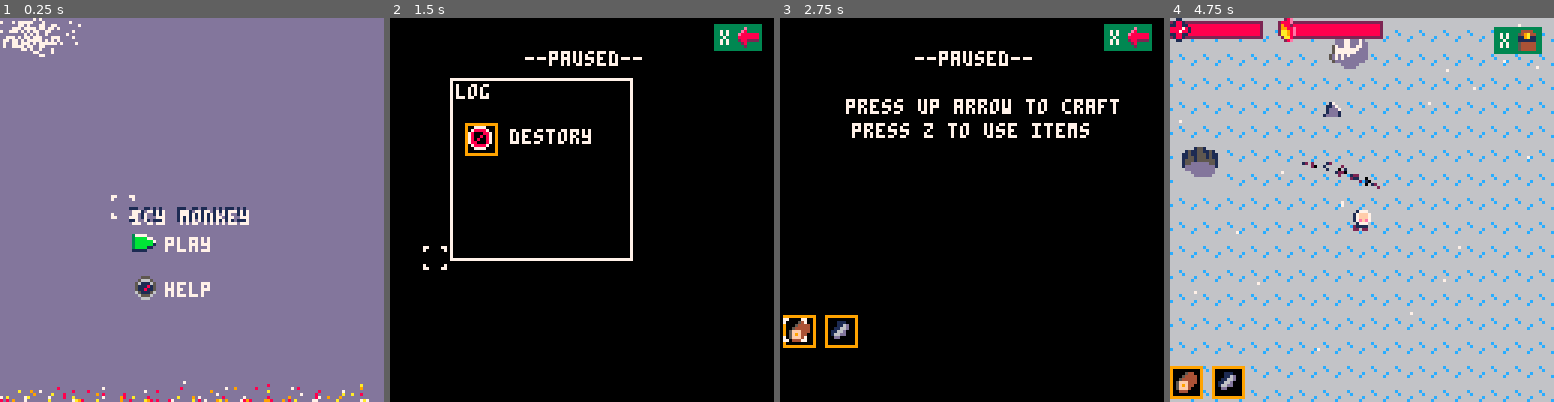
Above: before the commit, frames 1-4 (left to right).
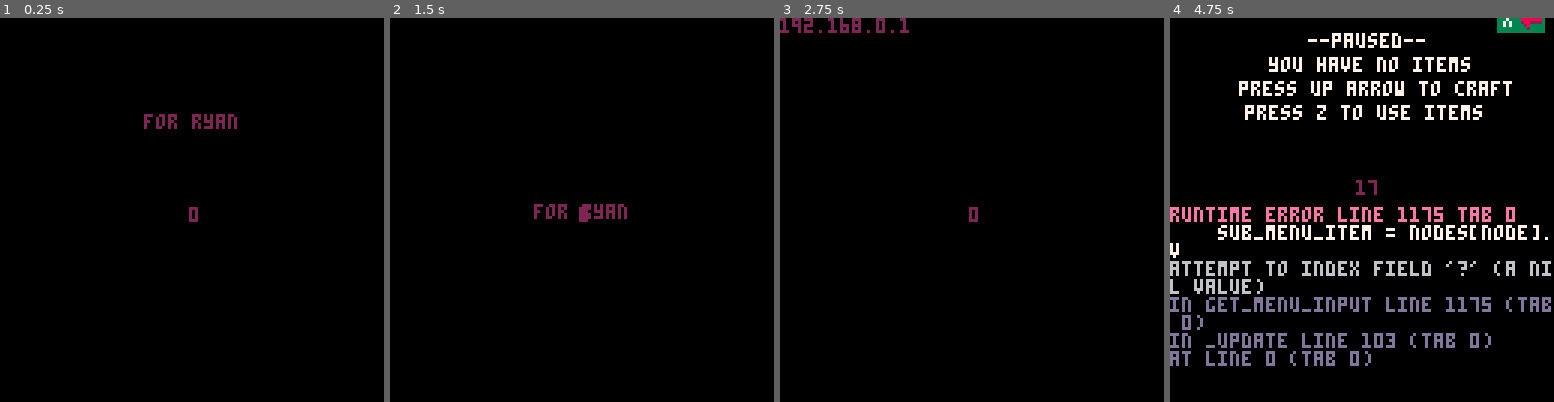
Above: after the commit, the same moments.

Repository: CtrlAltLeo/IcyMonkey
Game: PICO-8 cartridge icymonkey.p8
Two runs of this game, one before a commit and one after it. Both use one fixed random seed, a clock stepped at 60 frames per second and the inputs below.
Inputs:
- Up to frame 1 (0.25 s): no input
- Up to frame 2 (1.5 s): tap O (Z key) at 0.33, 0.7, 1.43 s; tap X (X key) at 1.07 s
- Up to frame 3 (2.75 s): hold Left 1.97-2.37 s; tap X (X key) at 2.07, 2.4, 2.73 s; tap O (Z key) at 2.22 s; hold Down from 2.42 s (still down)
- Up to frame 4 (4.75 s): release Down at 2.82 s; hold Right 2.87-3.53 s; tap X (X key) every 0.33 s from 3.07 to 4.73 s; tap O (Z key) at 3.1, 3.98 s; hold Up 3.58-4.08 s; hold Right 4.13-4.53 s; hold Down from 4.58 s (still down)

The runs differ from the first frame. In frame 1, 100% of the frame differs, in the area x 0-100%, y 0-100%; in frame 2, 4.4%; in frame 3, 4.9%; in frame 4, 97%.
Error after the commit: runtime error line 1175 tab 0; sub_menu_item = nodes[node].v; attempt to index field '?' (a nil value)

Commit message:
lots of great work!

Diff:
--- a/icymonkey.p8
+++ b/icymonkey.p8
@@ -5,24 +5,17 @@
 --todo!
 --[[
 
-	story
-		the ghost of christmas past
-		relight some fires
-		x amount of days
-
-	todo:
-		tents should only work
-		dusk and beyond
-		story mechanics
-
-	crafting complexity
-	passive health regen
-
---vaulting, i want to finish lamo
-	guns
-	snake boss?
-
-
+	end game screen
+
+	some kind of time for
+		plane to get you
+
+	sfx for plane
+
+	attacking delay/effect
+
+	bugfix to prevent lag
+		from particles
 
 
 
@@ -37,13 +30,17 @@
 function _init()
 
 
-	sfx(2) //starting wind
+
+	gamemode = 5
+
 	reset_game()
 
-	--add_mob(1,25,25)
-
-	add_inv(1)
-	add_inv(2)
+	music(0)
+
+	msg("for ryan",2.5)
+	msg("192.168.0.1",.2)
+	--]]
+
 
 
 end
@@ -54,10 +51,11 @@
 function _update()
 
 	//do wind
-	if time() % 5.5 == 0 then
+	if time() % 5.5 == 0
+		and gamemode != 5
+	then
 		sfx(2)
 	end
-
 
 
 
@@ -92,6 +90,8 @@
 
 		world_border()
 
+	 has_enough_fires()
+
 	 rnd_mobs()
 
 	 //snowfall
@@ -162,8 +163,15 @@
 		death_screen()
 	end
 
+	if gamemode == 5 then
+		startup_screen()
+	end
+
 
 	draw_msg()
+
+
+	print(#part, pl.x,pl.y)
 
 
 end
@@ -289,7 +297,7 @@
 	if pl.action == 0 then
 
 		 if pl.closest_obj.name ==
-		 	"tent"
+		 	"tent" and hour > 10
 		 	then
 		 		next_day()
 		 		return
@@ -576,15 +584,16 @@
 
 
 	if pl.hp <= 0 then
+
+		msg("cause of death: blood loss",5)
 		gamemode = 4
-		msg("cause of death: blood loss",5)
-
 		sfx(9) //death sound
 	end
 
 	if pl.warmth <= 0 then
+
+		msg("cause of death: shivers",5)
 		gamemode = 4
-		msg("cause of death: shivers",5)
 		sfx(9) //death sound
 	end
 
@@ -785,17 +794,18 @@
 function draw_part()
 	for p in all(part) do
 
-		pset(p.x,p.y,p.col)
-
-		if p.life <= 0 then
-			del(part, p)
-		end
+				pset(p.x,p.y,p.col)
+
+				if p.life <= 0 then
+					del(part, p)
+				end
 
 		p.x += p.vx
 		p.y += p.vy
 
 		p.life -= .03
 
+
 	end
 end
 
@@ -816,6 +826,27 @@
 
 	for i = 0,5 do
 		add_part(x,y,rnd(1)*-1,rnd(2)*-1,flr(rnd(4))+7,.1)
+	end
+
+end
+
+function smoke(x,y)
+
+	drift = -.5
+
+	for i = 0,10 do
+
+		ang = rnd(1)
+
+
+
+		add_part(x+cos(ang)+1,
+											y+sin(ang)+1,
+											drift,
+											-.90,
+											5,
+											3)
+
 	end
 
 end
@@ -879,8 +910,9 @@
 			//16
 			{ico=34,name="fur",t=1}, //fur
 			{ico=35,name="tent",s=35,dur=15,cost={{t=16,am=2},{t=1,am=2},{t=5,am=1}},t=3},
-			{ico=46}//throw ui element
-
+			{ico=46},//throw ui element
+			{s=38,ico=38,name="log bundle",t=3,cost={{t=1,am=3}},dur=5},
+			{s=39,ico=39,name="signal fire",t=3,cost={{t=19,am=1},{t=3,am=2},{t=2,am=3}},dur=5 }//signal fire
 }
 
 //item t reference
@@ -971,6 +1003,17 @@
 
 		fire(r.x+4,r.y)
 
+	end
+
+	index = get_all(res,20)
+
+	for r in all(index) do
+
+		if time() % .25 == 0 then
+			smoke(r.x,r.y)
+		end
+
+		fire(r.x,r.y)
 	end
 
 end
@@ -1390,7 +1433,7 @@
 //which are specifically for
 //crafting
 
-all_craft = {4,3,6,9,10,13,17}
+all_craft = {4,3,6,9,10,13,17,19}
 craft = {}
 
 
@@ -1413,14 +1456,16 @@
 function pay_craft_cost(item)
 	for c in all(item.cost) do
 
-		rm_inv(c.t)
+		for i = 0, c.am do
+			rm_inv(c.t)
+		end
 
 	end
 end
 
 function craftable()
 
-	craft = {4,6,17} //
+	craft = {4,6,17,19, 20} //
 
 	if pl.closest_obj.name == "firewood"
 		then
@@ -1444,19 +1489,25 @@
 
 
 function world_border()
-
-	snow_level = 0
-
 	//chill player if they go past
 	if pl.x < 0 or pl.x > 1024
 		or pl.y < 0 or pl.y > 512 then
+
+			if snow_level == 0 then
+				msg("you're freezing!",3)
+			end
+
 			snow_level = 10
 			pl.warmth -= 1
 
 			if time() % .25 == 0 then
 				sfx(7)
-				msg("you're freezing!",3)
 			end
+
+
+		else
+
+			snow_level = 0
 
 		end
 
@@ -1486,7 +1537,7 @@
 
 			jitter = rnd(32)
 
-			if c > 95 then
+			if c > 90 then
 				add_res(x*8+jitter, y*8+jitter, 1)
 
 			elseif c > 85 then
@@ -1893,12 +1944,27 @@
 
 	print("you h*cking died!",((128 - 16*4)/2)+camx,40+camy,7)
 
-	if do_msg == false then
-
-		reset_game()
+	if #msg_queue == 0 then
+
+	 reset_game()
+	 gamemode = 2
+
+	end
+
+end
+
+//gamemode 5
+function startup_screen()
+
+	rectfill(0,0,128,128,0)
+
+
+
+	if #msg_queue == 0 then
 		gamemode = 2
-
-	end
+		sfx(2)
+	end
+
 
 end
 
@@ -1933,8 +1999,9 @@
 		do_msg = true
 	end
 
-	print(msg_text,msg_x-1,msg_y-1,1)
-	print(msg_text,msg_x,msg_y,7)
+
+--	print(msg_text,msg_x-.5,msg_y-.5,0)
+	print(msg_text,msg_x,msg_y,2)
 
 	if do_msg then
 
@@ -1968,44 +2035,88 @@
 
 end
 -->8
---the ghost of christmas past
---para tu, noah
-
-ghost = {x=63,y=63,spd=.5,ang=0}
+--the ghost of the wastes
+
+
+ghost = {x=63,y=63,spd=.4,ang=0}
 
 function draw_ghost()
+
+	freeze_player()
 
 	add_part(ghost.x,ghost.y,
 										(rnd(2)-1)*.2,-.2,
 										flr(rnd(3)),3)
 
-	if time() % 2 == 0 then
-
-		if rnd(10) > 5 then
-			ghost.ang = rnd(1)
-	 else
-	 	ghost.ang = atan2(pl.x-ghost.x,pl.y-ghost.y)
-	 end
-
-	end
 
 	ghost.x += cos(ghost.ang) * ghost.spd
 	ghost.y += sin(ghost.ang) * ghost.spd
 
-	if dist(pl.x,pl.y,ghost.x,ghost.y) < 50 then
-
-	end
+	if dist(pl.x,pl.y,ghost.x,ghost.y) < 30 then
+		ghost.ang = atan2(pl.x-ghost.x,pl.y-ghost.y)
+	else
+
+		if time() % 2 == 0 then
+
+			if rnd(10) > 5 then
+				ghost.ang = rnd(1)
+		 else
+		 	ghost.ang = atan2(pl.x-ghost.x,pl.y-ghost.y)
+		 end
+
+		end
+
+
+	end
+
+	if dist(pl.x,pl.y,ghost.x,ghost.y) < 35
+		then
+
+			if time() % 1 == 0 then
+				sfx(13)
+			end
+
+		end
+
+end
+
+
+function freeze_player()
+
+	d = dist(pl.x,pl.y,ghost.x,ghost.y)
+
+	if d
+		< 10 then
+
+			if time() % .5 == 0 then
+				pl.warmth -= 10
+			end
+
+
+		end
+
 end
 -->8
 --plane and signal fires
+
+function has_enough_fires()
+
+ fires = get_all(res, 20)
+
+ if #fires == 3 then
+ 	gamemode = 2
+ end
+
+end
+
 
 __gfx__
 00000000000000000000000000177700000000000000240000028e00000000000000000000000000000000000077d0000077d0000077d0000001100077000077
 000000000017770000177700017fff70001777000002ee4002888e000000000000000000000000000008200007cc7d0007cc7d0007cc7d000018810070000007
 00700700017fff70017fff70017fff70017fff700002e7400298800000000000000000000000000000aa800000ccc70000ccc70000ccc7000118811000000000
-00077000017fff70017fff70017efe70017fff7000244e40029988e00000000000000000000000000aaa800000c1c70000ccc70000c1c7001888878100000000
-00077000017efe70017efe7000177700017efe700024440002aa98e000000000000000000000000000088820007777d0007777d0007777d01888788100000000
-00700700001777000017770022111100001777000774400002aa98e0000000000000000000000000000888200e7777e00e7777e00e7777e00118811000000000
+00077000017fff70017fff70017efe70017fff7000244e40029988e00000000000077700000000000aaa800000c1c70000ccc70000c1c7001888878100000000
+00077000017efe70017efe7000177700017efe700024440002aa98e000000000005777000000000000088820007777d0007777d0007777d01888788100000000
+00700700001777000017770022111100001777000774400002aa98e0000000000055000000000000000888200e7777e00e7777e00e7777e00118811000000000
 000000000011110000111220000002200211110077700000002aa8000000000000000000000000000000880000777d0000777670067777700018810070000007
 00000000002202200220000000000000022022000700000000028e000000000000000000000000000000aa000670067006700000000006700001100077000077
 00000000000000000000000000000100000000150000000000000000000400000000000000000000000000000000000000010001000000000000000000777700
@@ -2017,13 +2128,13 @@
 0000000005fff40000dd00000012221144f0000001dd0000442505440002000000000000000000000990990006777700040040040000000007ffff7007888870
 000000000044400000000000000111004f00000000000000000000000002000000000000000000000a000a000505050004004404000000000077770000777700
 0000000000002e000000000000000000000000550000000000000000000000000000000000000000000000000005550000000000000000000000000000000000
-002ee8000002eee000776000000000000000055600000000000000000000000000000000004444003777700000566650000e0000000000000007770000000000
-02eeee800002e7e007e7760000544f0000005560001670000022fd0000000000000000000549a4403bbbb7700561116500e80000000000000078887000000000
-02eeee80002eeee007eee7700544f2f0055556000177c7000044af0000000000000000000119a1103bbbbbb7051118150e888888000000000787778700000000
-2e1111e8002eee0007eee7700544f2f000d56000017c7700022222af0000000000000000011111103bbbbbb10511811508888888000000000787878700000000
-21111118077ee00007ee7760544f222f0d44000001777700244fa4fd0000000000000000054444403bbbb1100651115602882222000000000787778700000000
-000000007770000006776600544f222fd440000000666000244fd000000000000000000005444440111110000065556000280000000000000078887000000000
-00000000070000000000000000000000d44000000000000000000000000000000000000005444440000000000006660000020000000000000007770000000000
+002ee8000002eee000776000000000000000055600000000000000000040000000000000004444003777700000566650000e0000000000000007770000000000
+02eeee800002e7e007e7760000544f0000005560001670000022fd0000242000000000000549a4403bbbb7700561116500e80000000000000078887000000000
+02eeee80002eeee007eee7700544f2f0055556000177c7000044af0000244000000000000119a1103bbbbbb7051118150e888888000000000787778700000000
+2e1111e8002eee0007eee7700544f2f000d56000017c7700022222af0040240000000000011111103bbbbbb10511811508888888000000000787878700000000
+21111118077ee00007ee7760544f222f0d44000001777700244fa4fd0042440000000000054444403bbbb1100651115602882222000000000787778700000000
+000000007770000006776600544f222fd440000000666000244fd000056426500000000005444440111110000065556000280000000000000078887000000000
+00000000070000000000000000000000d44000000000000000000000055665500000000005444440000000000006660000020000000000000007770000000000
 00000000000000000000000000000000000000000000000000000000000000000000000000000000000000000000000000000000000000000000000000000000
 00000000000000000000000000000000000000000000000000000000000000000000000000000000000000000000000000000000000000000000000000000000
 00000000000000000000000000000000000000000000000000000000000000000000000000000000000000000000000000000000000000000000000000000000
Not shown, changed: the music (__music__) section of icymonkey.p8
Not shown, changed: the sound effects (__sfx__) section of icymonkey.p8
